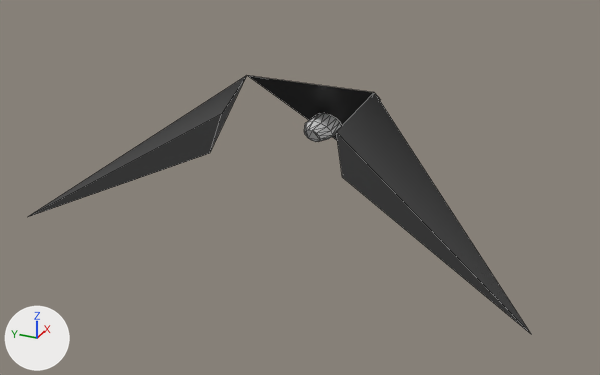
Two versions of the glTF model T2/assets/nave.glb, one commit apart.
The view is the same before and after, from a 50 mm lens placed at (-26.7, -10.7, 9.9), pointed at (-1.4, 0.6, -2.7). Every picture has the same lights, and +X, +Y and +Z are marked at lower left. The first picture is the older version. Mesh edges are drawn as thin lines. Where no turn or scale is listed for an object, it has been applied to the vertices. Vertices at exactly the same position are counted once.
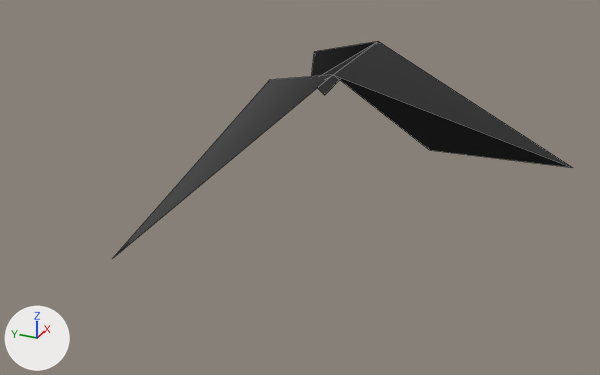
Where the newer file only moved an object's origin or applied its transform, the numbers keep the older frame.

Changed parts and their boxes (x1, y1, x2, y2) in the pictures (600 x 375 px):
'Cube.002', reshaped (9% narrower, 16% shorter)
    before: (28, 75, 531, 334)
    after: (113, 41, 573, 258)
'Cylinder', deleted
    before: (304, 113, 341, 142)

Edits to the bpy script that builds the scene:
```text
Change me_cube_003:
    used by ob_cube_002; location = (-4.56, -3.83, 2.81); rotation_euler = (-2.54, 0.505, 1.349), in degrees (-146, 29, 77); scale = (-1.0, -1.0, -1.0)
    remove me_cube_003.from_pydata(...)  # 10 vertices, 12 faces; spans x -13.13..1.71, y -7.87..4.33, z -6.97..4.47
    add me_cube_003.from_pydata(...)  # 10 vertices, 12 faces; spans x -11.74..1.36, y -9.06..3.76, z -4.62..6.56
    me_cube_003 part 1: the whole mesh is multiplied about its middle by the matrix ((0.244, -0.484, 0.84), (0.958, 0.255, -0.131), (-0.151, 0.837, 0.526)), then moved by (-0.32, -1.89, 2.18)
Remove ob_cylinder:
    ob_cylinder = bpy.data.objects.new('Cylinder', me_cylinder)
    ob_cylinder.location = (-0.67, 0.0, -0.44)
```
